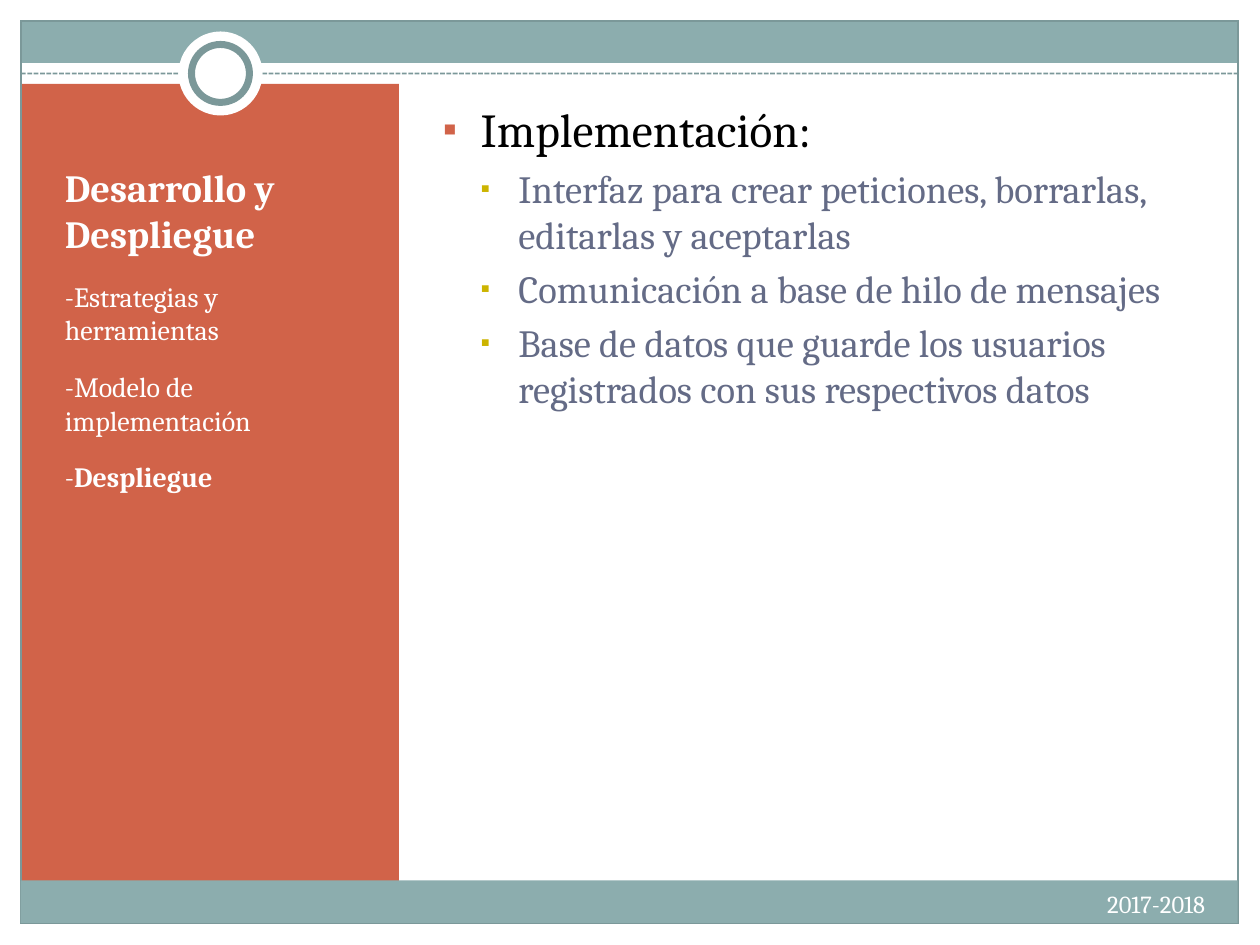
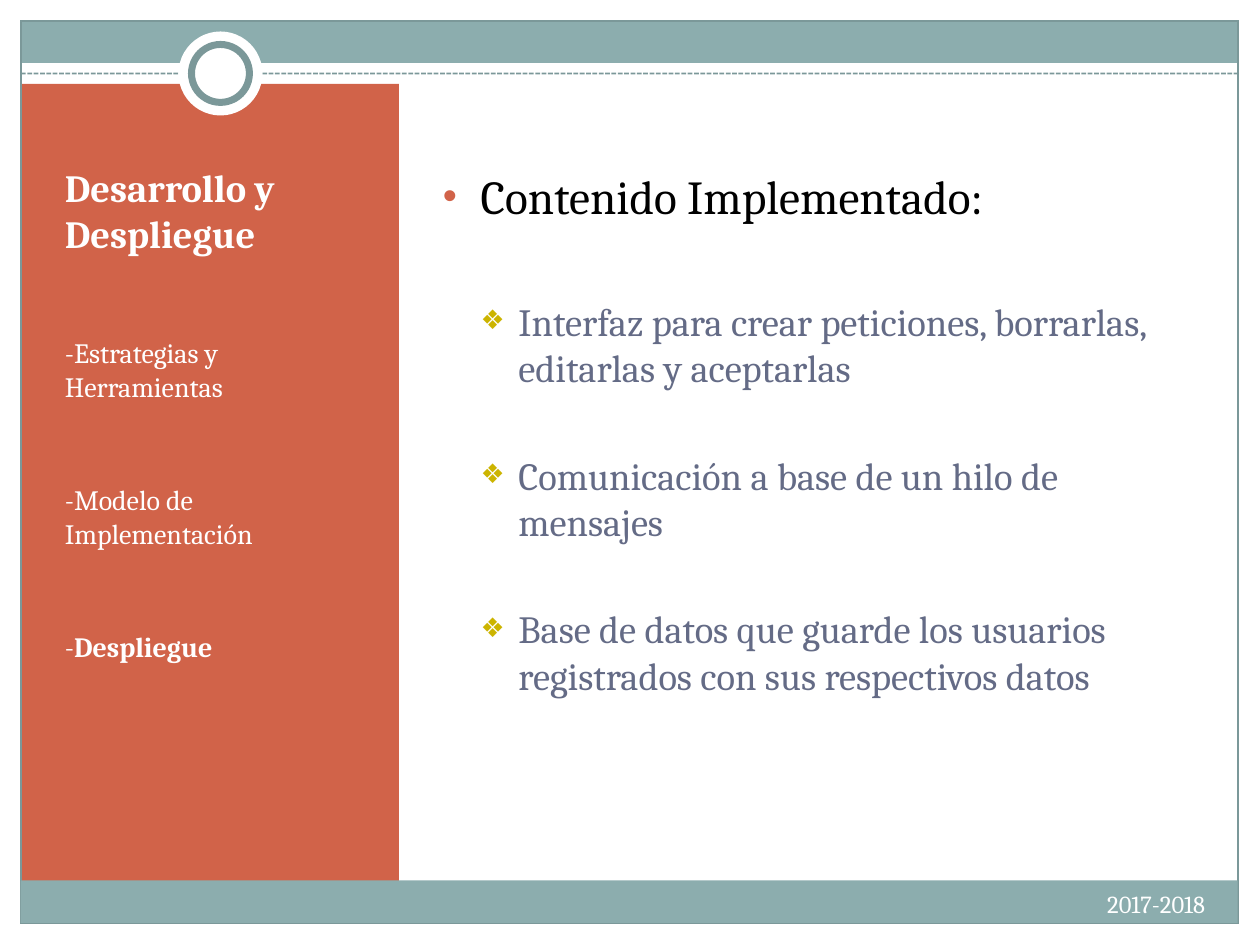
Before and after one commit to albertoaguileram/dsd, a slide deck: slide 18 of IntroIngSoft.PresentacionesFinales.pptx. Drawn at 1260x945 pixels with LibreOffice and Linux fonts; fonts in the diff are those of the drawing. Boxes give left, top, right and bottom in pixels: in the first picture for what was removed or moved away, otherwise in the second. Text is boxed around its words. In the diff, an @@ line names an element or a change of style, - is before the commit and + after.

```diff
--- a/IntroIngSoft.PresentacionesFinales.pptx
+++ b/IntroIngSoft.PresentacionesFinales.pptx
@@ text at bbox=[481, 181, 983, 224]: text changed @@
-▪ Implementación:
+• Contenido Implementado:
@@ text at bbox=[518, 309, 1147, 699]: bullet ▪ to ❖ @@
@@ text at bbox=[65, 344, 253, 550]: text changed @@
--Estrategias y herramientas
--Modelo de implementación
+-Estrategias y Herramientas
+-Modelo de Implementación
@@ text at bbox=[518, 463, 1058, 545]: text changed @@
-  ▪ Comunicación a base de hilo de mensajes
+  ❖ Comunicación a base de un hilo de mensajes
```
Also in this commit, not shown: 17 other slides changed.
